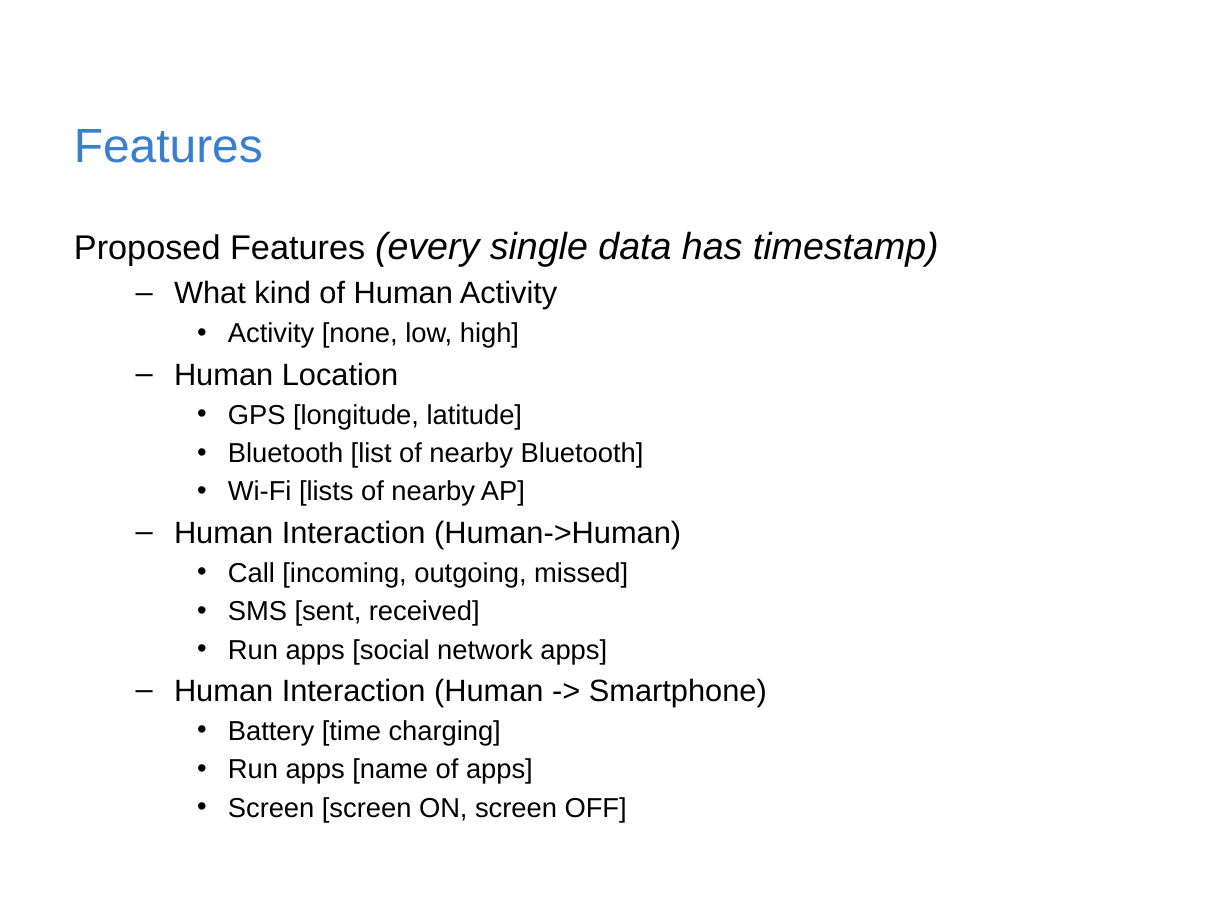
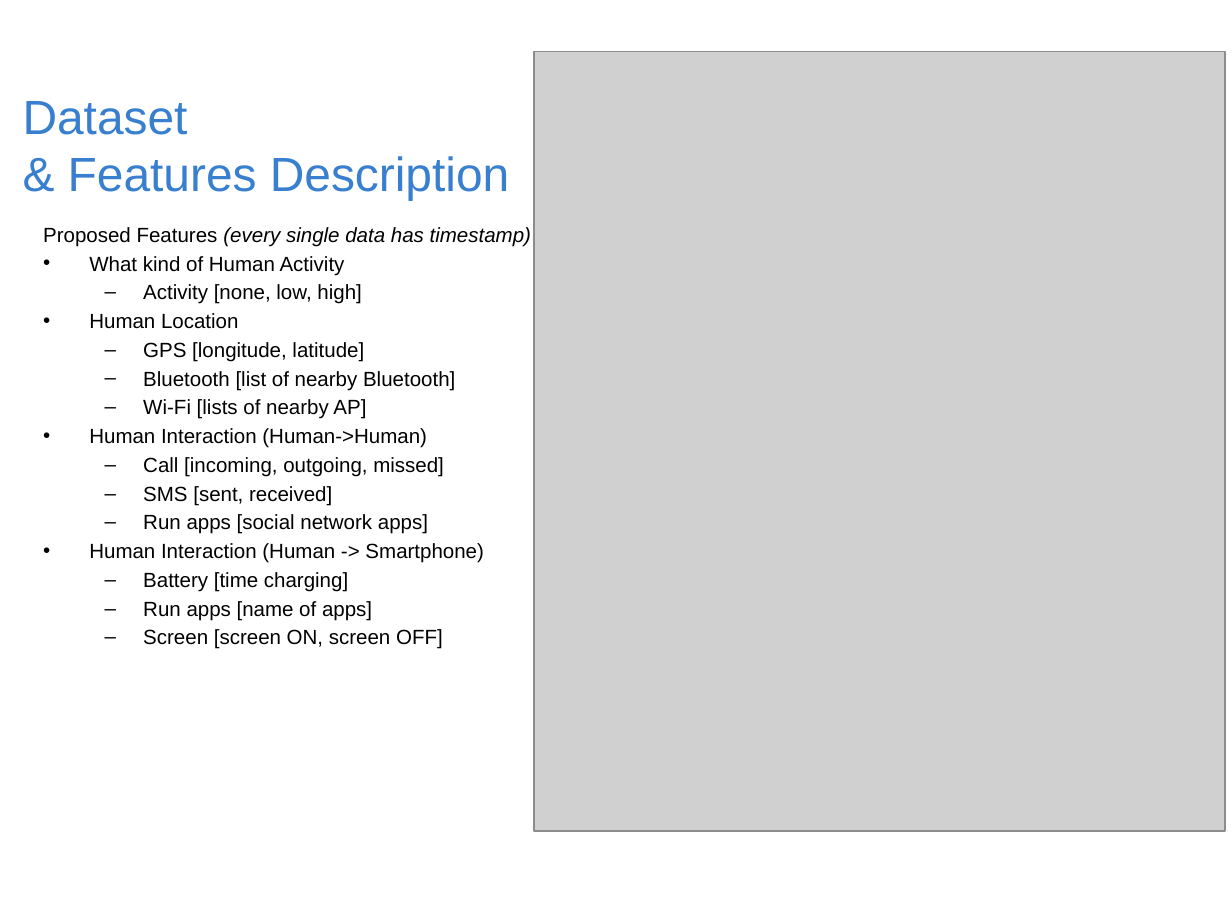
Before and after one commit to rischanlab/MyThesis, a slide deck: slide 7 of Thesis-presentation.pptx. Drawn at 1232x924 pixels with LibreOffice and Linux fonts; fonts in the diff are those of the drawing; grey boxes stand for pictures; background and template pictures are left out. Boxes give left, top, right and bottom in pixels: in the first picture for what was removed or moved away, otherwise in the second. Text is boxed around its words. In the diff, an @@ line names an element or a change of style, - is before the commit and + after.

```diff
--- a/Thesis-presentation.pptx
+++ b/Thesis-presentation.pptx
@@ picture added at (533, 52, 1225, 832) @@
@@ title at (23, 101, 509, 200): text changed @@
-Features
+Dataset
+& Features Description
@@ text "Proposed Features (every single data ...": place and size @@
-text "Proposed Features (every single data ..." at (74, 231, 939, 822)
+text "Proposed Features (every single data ..." at (43, 227, 531, 649)
@@ text "Proposed Features (every single data ..." at (43, 227, 531, 649): size 20 to 12 pt in "Proposed Features"; size 22 to 12 pt in "(every single data has timestamp)"; size 18 to 12 pt in "What kind of Human Activity", "Human Location", "Human Interaction (Human->Human)", "Human Interaction (Human -> Smartphone)"; size 16 to 12 pt in "Activity [none, low, high]", "GPS [longitude, latitude]", "Bluetooth [list of nearby Bluetooth]", "Wi-Fi [lists of nearby AP]" and 6 more places; less space between paragraphs; bullet – to •; list level 2 to 1 in "What kind of Human Activity"; bullet • to –; list level 3 to 2 in "Activity [none, low, high]"; list level 2 to 1 in "Human Location"; list level 3 to 2 in "GPS [longitude, latitude]"; list level 3 to 2 in "Bluetooth [list of nearby Bluetooth]"; list level 3 to 2 in "Wi-Fi [lists of nearby AP]"; list level 2 to 1 in "Human Interaction (Human->Human)"; list level 3 to 2 in "Call [incoming, outgoing, missed]"; list level 3 to 2 in "SMS [sent, received]"; list level 3 to 2 in "Run apps [social network apps]"; list level 2 to 1 in "Human Interaction (Human -> Smartphone)"; list level 3 to 2 in "Battery [time charging]"; list level 3 to 2 in "Run apps [name of apps]"; list level 3 to 2 in "Screen [screen ON, screen OFF]" @@
```
Also in this commit, not shown: 5 other slides changed, 1 slide removed, 1 other file.
